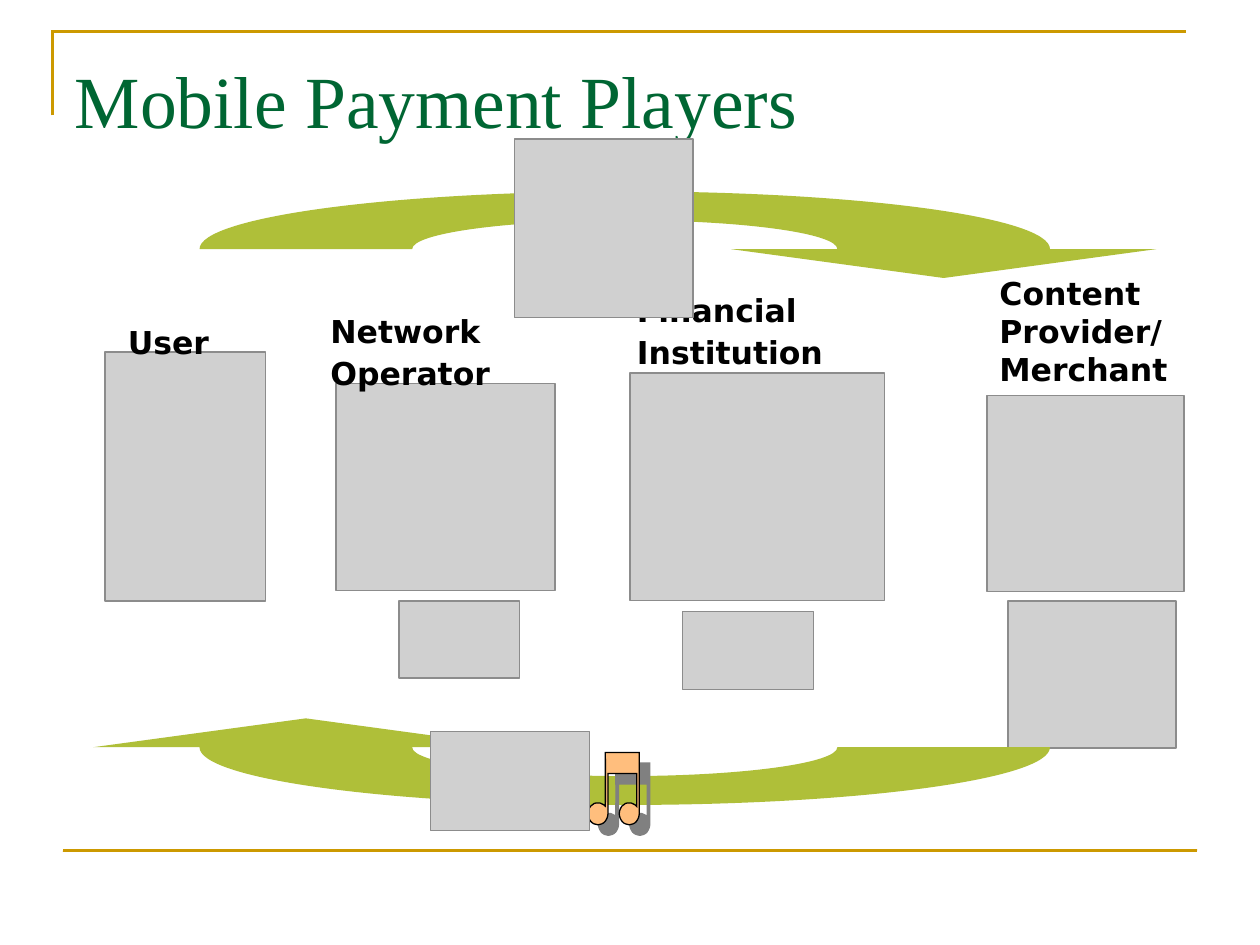
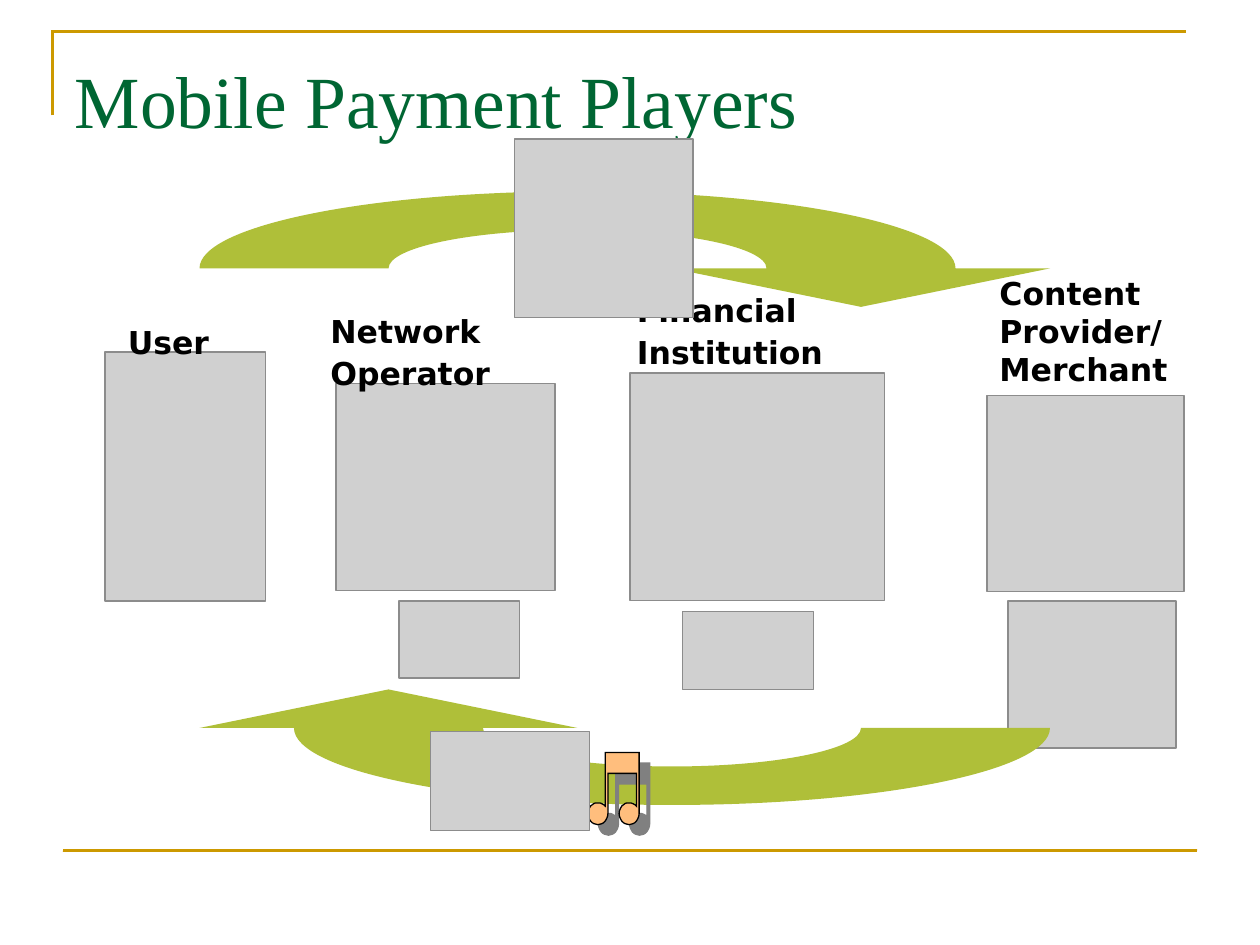
Before and after one commit to HighnessAtharva/Sem-VI, a slide deck: slide 13 of E-Commerce/Mobile Commerce.ppt. Drawn at 1260x945 pixels with LibreOffice and Linux fonts; fonts in the diff are those of the drawing; grey boxes stand for pictures. Boxes give left, top, right and bottom in pixels: in the first picture for what was removed or moved away, otherwise in the second. Text is boxed around its words. In the diff, an @@ line names an element or a change of style, - is before the commit and + after.

```diff
--- a/E-Commerce/Mobile Commerce.ppt
+++ b/E-Commerce/Mobile Commerce.ppt
@@ outline redrawn in 3 elements at (199,192,1050,307), (199,689,1050,805), (588,752,640,824) @@
```
Also in this commit, not shown: 2 other slides changed, 3 other files.
